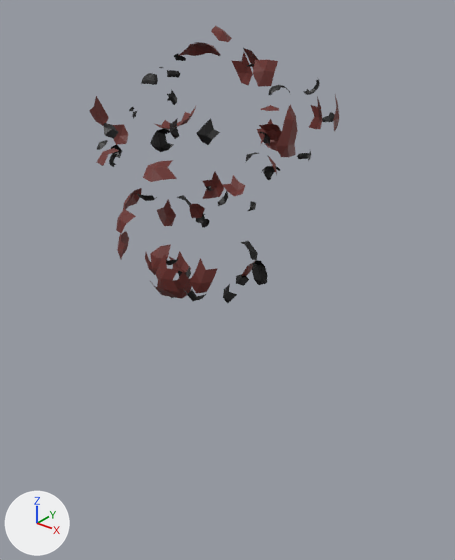
An edit to the glTF model public/models/azuki_unarmed_frames/explode/explode.f0016.glb, drawn before and after from the same camera.
One viewpoint serves both versions: a 50 mm camera at (11.21, -12.85, 5.69) aimed at (0.38, 0.69, -2.71). Every picture has the same lights, and +X, +Y and +Z are marked at lower left. Where no turn or scale is listed for an object, it has been applied to the vertices. Vertices at the same position are counted once.

The older version as bpy lines, for what is in view:
```python
me_bodysubnode_001 = bpy.data.meshes.new('BodySubnode.001')
me_bodysubnode_001.from_pydata(...)  # 874 vertices, 878 faces; spans x -3.85..3.3, y -3.56..3.56, z -3.22..4.49
me_bodysubnode_001.materials.append(mat_bakedmaterial)  # picture img_bakedesttexture
ob_body_001 = bpy.data.objects.new('Body.001', me_bodysubnode_001)
ob_body_001.location = (0.0, 0.0, 0.0)
```
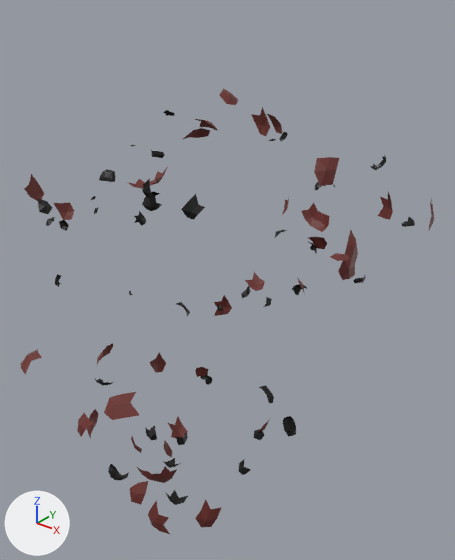
Patch to the scene script:
```diff
--- a/public/models/azuki_unarmed_frames/explode/explode.f0016.glb.py
+++ b/public/models/azuki_unarmed_frames/explode/explode.f0016.glb.py
@@ me_bodysubnode_001 @@
-me_bodysubnode_001.from_pydata(...)  # 874 vertices, 878 faces; spans x -3.85..3.3, y -3.56..3.56, z -3.22..4.49
+me_bodysubnode_001.from_pydata(...)  # 874 vertices, 878 faces; spans x -6.77..5.64, y -6.46..6.3, z -9.94..2.84
+# me_bodysubnode_001 part 1: the loose piece of 15 vertices spanning x -1.44..-0.45, y -0.36..0.55, z 1.79..2.45 is moved by (-1.09, -0.11, -1.88)
+# me_bodysubnode_001 part 2: the loose piece of 20 vertices spanning x -0.8..0.58, y -1.69..-0.79, z -2.8..-1.62 is moved by (-0.32, -0.79, -6.57)
+# me_bodysubnode_001 part 3: the loose piece of 10 vertices spanning x 0.33..0.8, y 1.01..1.69, z -3.01..-2.21 is moved by (-0.1, 1.27, -6.88)
+# me_bodysubnode_001 part 4: the loose piece of 10 vertices spanning x -1.0..-0.47, y -0.67..0.08, z -2.46..-1.9 is moved by (-0.21, -0.17, -6.23)
+# me_bodysubnode_001 part 5: the loose piece of 9 vertices spanning x -1.31..-0.57, y 2.5..2.93, z -0.76..-0.2 is moved by (-0.7, 2.25, -4.53)
+# me_bodysubnode_001 part 6: the loose piece of 13 vertices spanning x 2.31..2.66, y -0.02..0.79, z 1.52..2.74 is moved by (1.71, 0.54, -3.1)
+# me_bodysubnode_001 part 7: the loose piece of 8 vertices spanning x -0.86..-0.25, y -1.66..-1.41, z -2.07..-1.24 is moved by (-0.38, -0.73, -6.19)
+# me_bodysubnode_001 part 8: the loose piece of 10 vertices spanning x 0.76..1.48, y -2.79..-2.6, z -1.47..-0.51 is moved by (1.05, -1.79, -6.09)
+# me_bodysubnode_001 part 9: the loose piece of 8 vertices spanning x -2.73..-2.49, y -1.6..-0.94, z 1.86..2.69 is moved by (-1.78, -1.19, -2.26)
+# me_bodysubnode_001 part 10: the loose piece of 8 vertices spanning x -1.29..-0.9, y -0.75..-0.17, z -2.93..-2.34 is moved by (-0.47, 0.08, -7.01)
+# me_bodysubnode_001 part 11: the loose piece of 14 vertices spanning x -2.03..-1.21, y -1.9..-1.0, z -1.77..-0.81 is moved by (-1.08, -1.0, -6.39)
+# me_bodysubnode_001 part 12: the loose piece of 13 vertices spanning x -0.33..0.8, y 2.91..3.28, z 0.83..1.71 is moved by (0.31, 2.35, -3.24)
+# me_bodysubnode_001 part 13: the loose piece of 8 vertices spanning x -3.85..-3.35, y -0.01..0.52, z 0.97..1.56 is moved by (-2.92, -0.16, -3.11)
+# me_bodysubnode_001 part 14: the loose piece of 10 vertices spanning x -1.98..-1.43, y 2.28..2.78, z -1.03..-0.07 is moved by (-1.14, 1.88, -5.65)
+# me_bodysubnode_001 part 15: the loose piece of 8 vertices spanning x -0.45..-0.04, y 3.01..3.56, z 0.83..1.66 is moved by (-0.88, 2.75, -3.3)
+# me_bodysubnode_001 part 16: the loose piece of 10 vertices spanning x 1.66..2.29, y 2.47..2.84, z 1.74..2.7 is moved by (1.52, 1.91, -2.88)
+# me_bodysubnode_001 part 17: the loose piece of 9 vertices spanning x 1.48..2.0, y -2.23..-1.73, z -1.65..-0.69 is moved by (1.18, -1.33, -6.26)
+# me_bodysubnode_001 part 18: the loose piece of 9 vertices spanning x -2.0..-1.82, y 0.13..0.84, z -1.49..-0.53 is moved by (-1.05, 0.28, -6.11)
+# me_bodysubnode_001 part 19: the loose piece of 9 vertices spanning x -0.96..-0.24, y 2.55..2.74, z 2.72..3.68 is moved by (-0.53, 1.74, -1.9)
+# me_bodysubnode_001 part 20: the loose piece of 9 vertices spanning x 2.98..3.3, y 1.29..1.94, z 2.06..3.02 is moved by (2.35, 1.29, -2.56)
+# me_bodysubnode_001 part 21: the loose piece of 7 vertices spanning x 0.47..0.95, y -2.66..-2.24, z -1.04..-0.44 is moved by (0.47, -1.74, -6.28)
+# me_bodysubnode_001 part 22: the loose piece of 8 vertices spanning x 2.32..2.71, y -0.9..-0.23, z 3.4..3.94 is moved by (1.89, -0.23, -1.89)
+# me_bodysubnode_001 part 23: the loose piece of 9 vertices spanning x 1.13..1.87, y -3.39..-2.72, z 1.57..1.92 is moved by (1.26, -2.72, -4.22)
+# me_bodysubnode_001 part 24: the loose piece of 12 vertices spanning x -2.56..-2.01, y -0.94..-0.01, z -0.72..-0.13 is moved by (-1.66, -0.27, -5.96)
+# me_bodysubnode_001 part 25: 628 of 874 vertices moved; they spanned x -3.85..2.6, y -3.56..3.33, z -3.22..4.49 and now span x -6.77..4.56, y -6.46..5.87, z -9.82..2.84; mean shift (-0.21, 0.34, -4.06); largest move (0.53, 0.89, -2.85) -> (0.43, 2.17, -9.72)
 me_bodysubnode_001.materials.append(mat_bakedmaterial)
```

Where the change shows, as pixel boxes [x1, y1, x2, y2] in the pictures (455 x 560 px; the box of a moved part takes in the faces that stretch with it):
'Body.001', reshaped (65% wider, 60% taller): before [89, 25, 339, 304]; after [21, 88, 434, 534]
part 1 of me_bodysubnode_001, moved or reshaped: before [154, 106, 196, 130]; after [127, 166, 168, 189]
part 2 of me_bodysubnode_001, moved or reshaped: before [149, 271, 192, 299]; after [136, 466, 177, 483]
part 3 of me_bodysubnode_001, moved or reshaped: before [242, 260, 256, 276]; after [259, 421, 269, 432]
part 4 of me_bodysubnode_001, moved or reshaped: before [169, 251, 191, 273]; after [168, 417, 188, 439]
part 5 of me_bodysubnode_001, moved or reshaped: before [222, 175, 245, 197]; after [245, 272, 265, 291]
part 6 of me_bodysubnode_001, moved or reshaped: before [276, 105, 298, 157]; after [338, 230, 358, 280]
part 7 of me_bodysubnode_001, moved or reshaped: before [145, 252, 157, 275]; after [131, 437, 142, 453]
part 8 of me_bodysubnode_001, moved or reshaped: before [156, 254, 179, 292]; after [148, 500, 170, 534]
part 9 of me_bodysubnode_001, moved or reshaped: before [89, 96, 109, 126]; after [24, 174, 44, 202]
part 10 of me_bodysubnode_001, moved or reshaped (not visible before): after [164, 441, 172, 458]
part 11 of me_bodysubnode_001, moved or reshaped: before [117, 231, 129, 259]; after [87, 409, 99, 439]
part 12 of me_bodysubnode_001, moved or reshaped: before [257, 119, 282, 151]; after [301, 202, 329, 232]
part 13 of me_bodysubnode_001, moved or reshaped: before [113, 124, 128, 145]; after [54, 202, 74, 220]
part 14 of me_bodysubnode_001, moved or reshaped: before [203, 172, 224, 199]; after [214, 295, 232, 316]
part 15 of me_bodysubnode_001, moved or reshaped (not visible before): after [282, 199, 289, 215]
part 16 of me_bodysubnode_001, moved or reshaped: before [309, 96, 322, 129]; after [378, 192, 393, 220]
part 17 of me_bodysubnode_001, moved or reshaped: before [189, 258, 218, 293]; after [195, 499, 222, 527]
part 18 of me_bodysubnode_001, moved or reshaped: before [157, 199, 176, 226]; after [150, 352, 166, 373]
part 19 of me_bodysubnode_001, moved or reshaped: before [232, 52, 253, 85]; after [251, 107, 270, 136]
part 20 of me_bodysubnode_001, moved or reshaped: before [333, 95, 339, 131]; after [429, 199, 434, 230]
part 21 of me_bodysubnode_001, moved or reshaped: before [150, 244, 171, 269]; after [130, 481, 148, 504]
part 22 of me_bodysubnode_001, moved or reshaped: before [253, 60, 278, 87]; after [314, 157, 339, 186]
part 23 of me_bodysubnode_001, moved or reshaped: before [143, 160, 177, 182]; after [104, 392, 139, 420]
part 24 of me_bodysubnode_001, moved or reshaped: before [123, 188, 142, 209]; after [97, 343, 113, 364]
